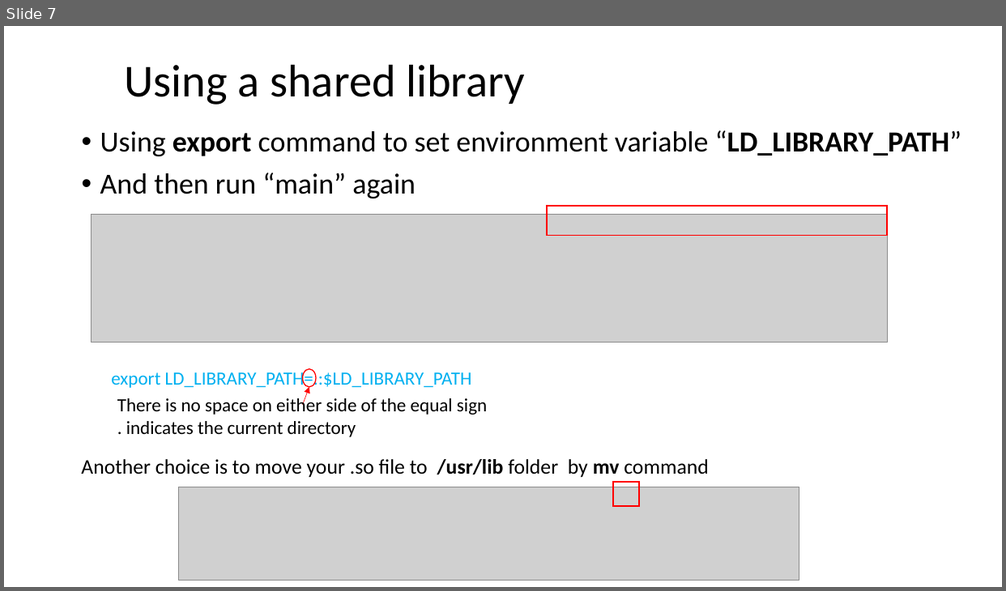
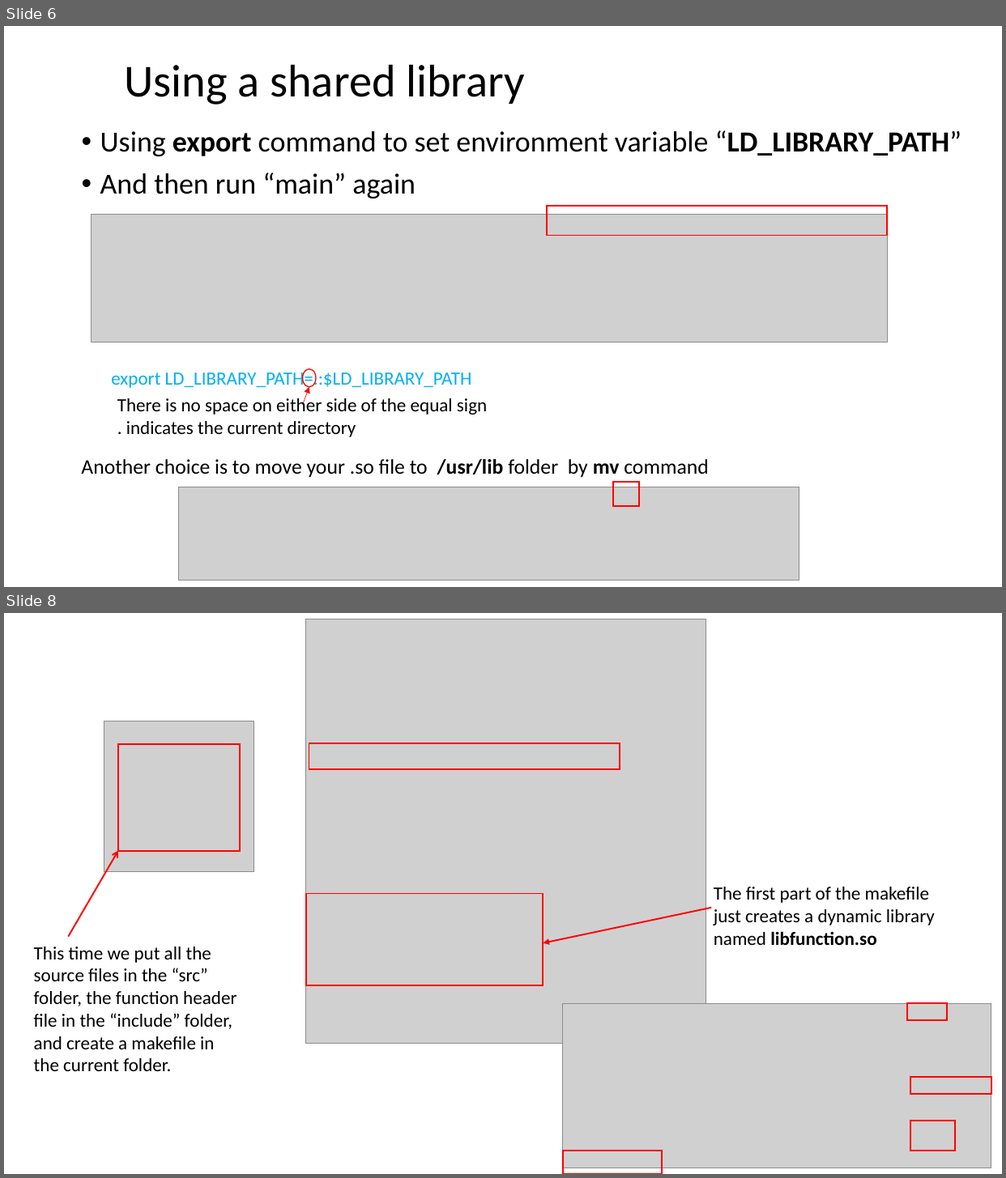
Before and after one commit to ShiqiYu/CPP, a slide deck: week07/Lab07.pptx. Shown one above the other, each under a label of ours: slide 7 before the commit, slides 6 and 8 after it; the slides between them are not shown. The pictures are 1006x591 and 1006x1178 pixels, drawn with LibreOffice and Linux fonts; fonts in the diff are those of the drawing; grey boxes stand for pictures; background and template pictures are left out. Boxes give left, top, right and bottom in pixels: in the first picture for what was removed or moved away, otherwise in the second. Text is boxed around its words. In the diff, an @@ line names an element or a change of style, - is before the commit and + after.

```diff
--- a/week07/Lab07.pptx
+++ b/week07/Lab07.pptx
@@ slide 8 added at (4,613,1002,1174), background #FFFFFF @@
@@ picture added at (305,619,706,1044) @@
@@ picture added at (104,721,254,872) @@
@@ rectangle added at (118,745,241,851), outline #FF0000 1.5 pt @@
@@ rectangle added at (309,743,620,769), outline #FF0000 1.5 pt @@
@@ arrow added from (68, 936) to (118, 851), #FF0000 1.5 pt @@
@@ rectangle added at (305,894,543,986), outline #FF0000 1.5 pt @@
@@ text added at (714,887,935,945), 18 pt, text #000000 @@
+The first part of the makefile just creates a dynamic library named libfunction.so
@@ arrow added from (711, 908) to (543, 943), #FF0000 1.5 pt @@
@@ text added at (34,947,236,1071), 18 pt, text #000000 @@
+  This time we put all the source files in the “src” folder, the function header file in the “include” folder, and create a makefile in the current folder.
@@ picture added at (563,1003,992,1169) @@
@@ rectangle added at (908,1003,948,1021), outline #FF0000 1.5 pt @@
@@ rectangle added at (910,1077,992,1094), outline #FF0000 1.5 pt @@
@@ rectangle added at (910,1122,956,1152), outline #FF0000 1.5 pt @@
@@ rectangle added at (563,1151,662,1174), outline #FF0000 1.5 pt @@
@@ what was slide 7 is now slide 6 @@
```
Also in this commit, not shown: 4 slides changed, 5 other slides added, 3 slides removed, 1 other file.
